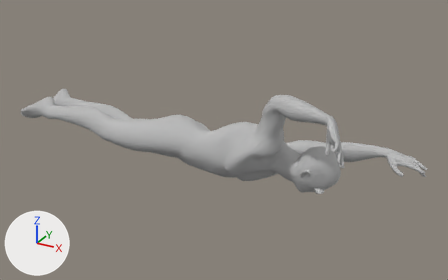
An edit to the Blender file 3D_Assets/Swimmer.blend, drawn before and after from the same camera.
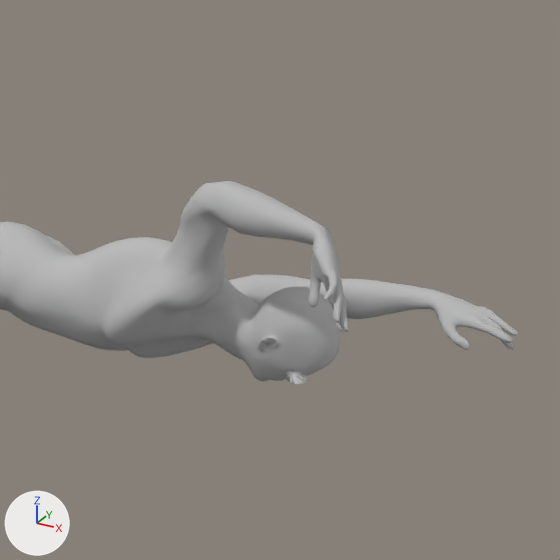
Each version is shown whole from a 50 mm camera at (2.83, -2.74, 1.27) aimed at (1.35, -0.05, -0.08), then close up on the part from 39% to 100% of the width and 2% to 100% of the height. Lighting does not change. The marker at lower left points along +X, +Y and +Z. The first two pictures are the older version. Both versions are drawn at frame 75 of the action 'Freestyle'; the numbers are the values there.

Names of what the first close-up shows: 'Swimmer' and 1 more.
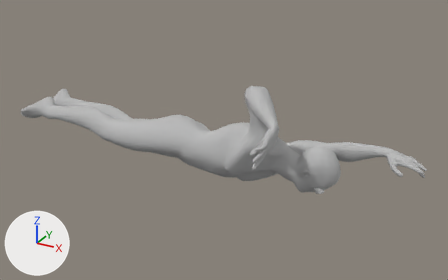
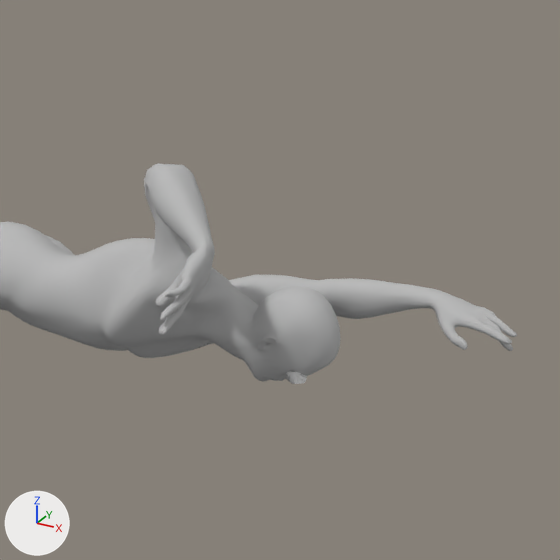
Changed parts and their boxes [x1, y1, x2, y2] in the close-ups (560 x 560 px):
'Swimmer', posed
    before: [0, 181, 518, 384]
    after: [0, 163, 517, 384]

The edits, one by one:
Object 'metarig' (bone_rig_object) moves from (0.0, 0.0, -0.18) to (0.0, 0.0, -0.13).
Bone 'upper_arm_ik.R' (bone_upper_arm_ik_r) turns from (0, 80, 0) to (0, 50, 0) degrees about its own x, y and z.
Bone 'hand_ik.R' (bone_hand_ik_r) moves from (0.29, 0.4, 0.906) to (0.167, 0.356, 0.678).
Bone 'hand_ik.R' (bone_hand_ik_r) turns from (16, -11, -97) to (-6, -30, -61) degrees about its own x, y and z.
